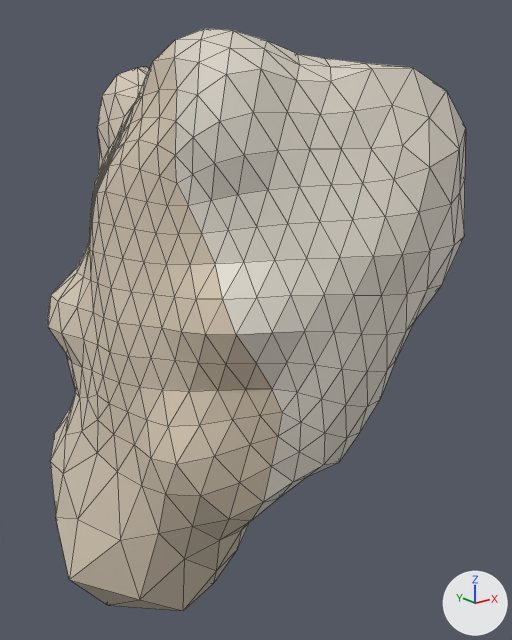
One commit to the FBX model Assets/Meshes/Gameplay/SM_Foam.fbx: the scene before it, then after it.
The view is the same before and after, from a camera (50 mm lens) standing at (-0.186, -0.21, 0.208) and looking at (-0.033, -0.019, 0.131). Every picture has the same lights, and +X, +Y and +Z are marked at lower right. Mesh edges are drawn as thin lines. Where no turn or scale is listed for an object, it has been applied to the vertices.

Before the edit, the objects in view are built like this:
```python
me_icosphere_001 = bpy.data.meshes.new('Icosphere.001')
me_icosphere_001.from_pydata(...)  # 642 vertices, 1280 faces; spans x -0.105..0.009, y -0.088..0.07, z -0.179..0.024
me_icosphere_001.materials.append(mat_material_001)  # picture img_t_palette_png
# before: 460 (-0.082, 0.041, -0.064) at pixel (55, 288), 461 (-0.088, 0.033, -0.064) at pixel (50, 295), 462 (-0.089, 0.023, -0.064) at pixel (57, 301), 464 (-0.081, 0.046, -0.074), 467 (-0.091, 0.018, -0.074) at pixel (61, 333)
ob_sm_foam = bpy.data.objects.new('SM_Foam', me_icosphere_001)
ob_sm_foam.location = (0.0, 0.0, 0.203)
```
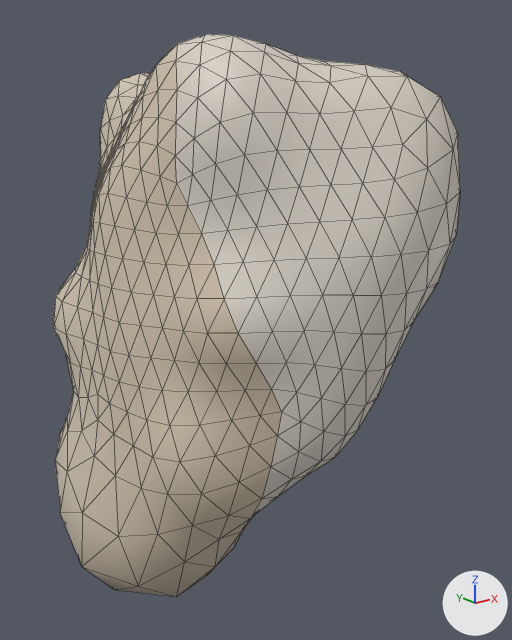
Changed parts and their boxes [x1, y1, x2, y2] in the pictures (512 x 640 px; the box of a moved part takes in the faces that stretch with it):
'SM_Foam', reshaped: before [47, 29, 466, 611]; after [52, 34, 460, 597]
part 1 of me_icosphere_001, moved or reshaped: before [50, 29, 466, 611]; after [55, 34, 460, 597]
part 2 of me_icosphere_001, moved or reshaped: before [97, 67, 149, 160]; after [100, 73, 150, 159]
part 3 of me_icosphere_001, moved or reshaped: before [47, 239, 89, 367]; after [52, 240, 88, 367]
part 4 of me_icosphere_001, moved or reshaped: before [97, 164, 126, 225]; after [99, 166, 126, 226]
part 5 of me_icosphere_001, shading changed: [78, 58, 414, 481] in both

The change in detail:
me_icosphere_001 is used by ob_sm_foam; location (0.0, 0.0, 0.203).
me_icosphere_001 had 642 vertices, 1280 faces and spanned x -0.105..0.009, y -0.088..0.07, z -0.179..0.024.
me_icosphere_001 now has 642 vertices, 1280 faces and spans x -0.1..0.006, y -0.086..0.069, z -0.175..0.023.
me_icosphere_001 part 1: 127 of 642 vertices moved; they spanned x -0.105..0.009, y -0.088..0.068, z -0.179..0.024 and now span x -0.1..0.006, y -0.086..0.068, z -0.175..0.023; mean shift (0.0, 0.0, 0.0); largest move (-0.09, 0.0, -0.178) -> (-0.087, -0.001, -0.172).
me_icosphere_001 part 2: 31 of 642 vertices moved; they spanned x -0.058..-0.024, y 0.019..0.07, z -0.041..0.016 and now span x -0.057..-0.024, y 0.02..0.069, z -0.041..0.014; mean shift (0.0, -0.001, -0.001); largest move (-0.033, 0.044, 0.012) -> (-0.033, 0.042, 0.01).
Part 3, on me_icosphere_001:
Vertices 460, 461, 462, 464, 467 of me_icosphere_001 move by (0.001, -0.001, 0.0).
Vertex 456 of me_icosphere_001 moves from (-0.071, 0.04, -0.055) to (-0.072, 0.04, -0.055).
Vertex 465 of me_icosphere_001 moves from (-0.088, 0.038, -0.075) at pixel (46, 318) to (-0.086, 0.037, -0.075) at pixel (52, 319).
Vertex 466 of me_icosphere_001 moves from (-0.092, 0.029, -0.075) at pixel (47, 326) to (-0.09, 0.028, -0.075) at pixel (53, 327).
Part 4, on me_icosphere_001:
Vertex 378 of me_icosphere_001 moves from (-0.084, -0.007, -0.023) at pixel (105, 191) to (-0.083, -0.007, -0.023) at pixel (107, 193).
me_icosphere_001 part 5: edges marked sharp go from 1746 to 0.
